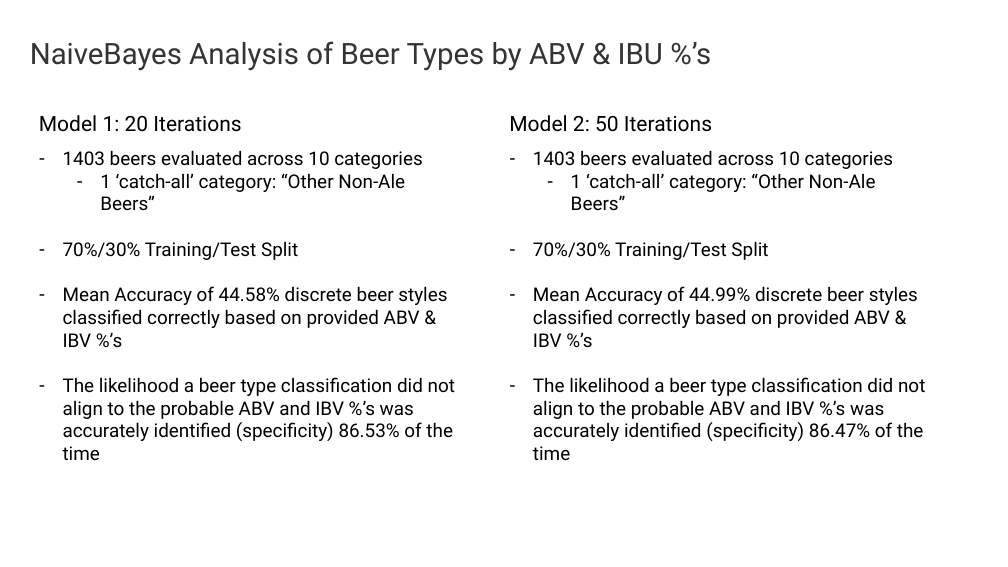
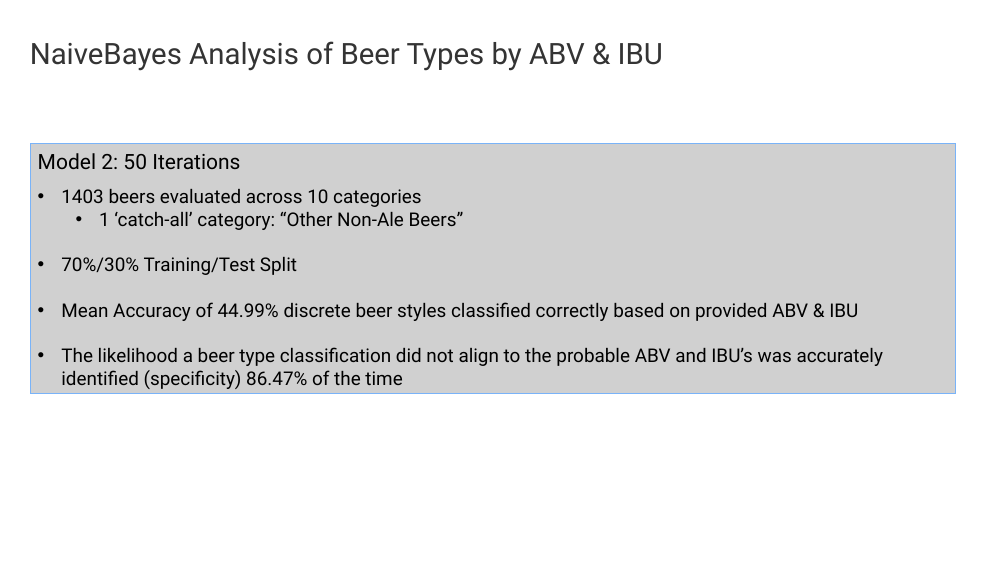
Before and after one commit to C-Stewart-GH/DDS_6306_CS1, a slide deck: slide 11 of Final_CS1_Presentation_DDS_6306.pptx. Drawn at 1008x567 pixels with LibreOffice and Linux fonts; fonts in the diff are those of the drawing; grey boxes stand for pictures; background and template pictures are left out. Boxes give left, top, right and bottom in pixels: in the first picture for what was removed or moved away, otherwise in the second. Text is boxed around its words. In the diff, an @@ line names an element or a change of style, - is before the commit and + after.

```diff
--- a/Final_CS1_Presentation_DDS_6306.pptx
+++ b/Final_CS1_Presentation_DDS_6306.pptx
@@ text at box(30, 41, 663, 71): text changed @@
-NaiveBayes Analysis of Beer Types by ABV & IBU %’s
+NaiveBayes Analysis of Beer Types by ABV & IBU
@@ text removed at box(39, 115, 455, 460) @@
-Model 1: 20 Iterations
-– 1403 beers evaluated across 10 categories
-  – 1 ‘catch-all’ category: “Other Non-Ale Beers”
-– 70%/30% Training/Test Split
-– Mean Accuracy of 44.58% discrete beer styles classified correctly based on provided ABV & IBV %’s
-– The likelihood a beer type classification did not align to the probable ABV and IBV %’s was accurately identified (specificity) 86.53% of the time
@@ text removed at box(509, 115, 925, 461) @@
-Model 2: 50 Iterations
-– 1403 beers evaluated across 10 categories
-  – 1 ‘catch-all’ category: “Other Non-Ale Beers”
-– 70%/30% Training/Test Split
-– Mean Accuracy of 44.99% discrete beer styles classified correctly based on provided ABV & IBV %’s
-– The likelihood a beer type classification did not align to the probable ABV and IBV %’s was accurately identified (specificity) 86.47% of the time
@@ picture added at box(30, 143, 956, 394), 18 pt, text #000000 @@
+Model 2: 50 Iterations
+• 1403 beers evaluated across 10 categories
+  • 1 ‘catch-all’ category: “Other Non-Ale Beers”
+• 70%/30% Training/Test Split
+• Mean Accuracy of 44.99% discrete beer styles classified correctly based on provided ABV & IBU
+• The likelihood a beer type classification did not align to the probable ABV and IBU’s was accurately identified (specificity) 86.47% of the time
```
Also in this commit, not shown: 4 other slides changed, 2 slides removed, 1 other file.
